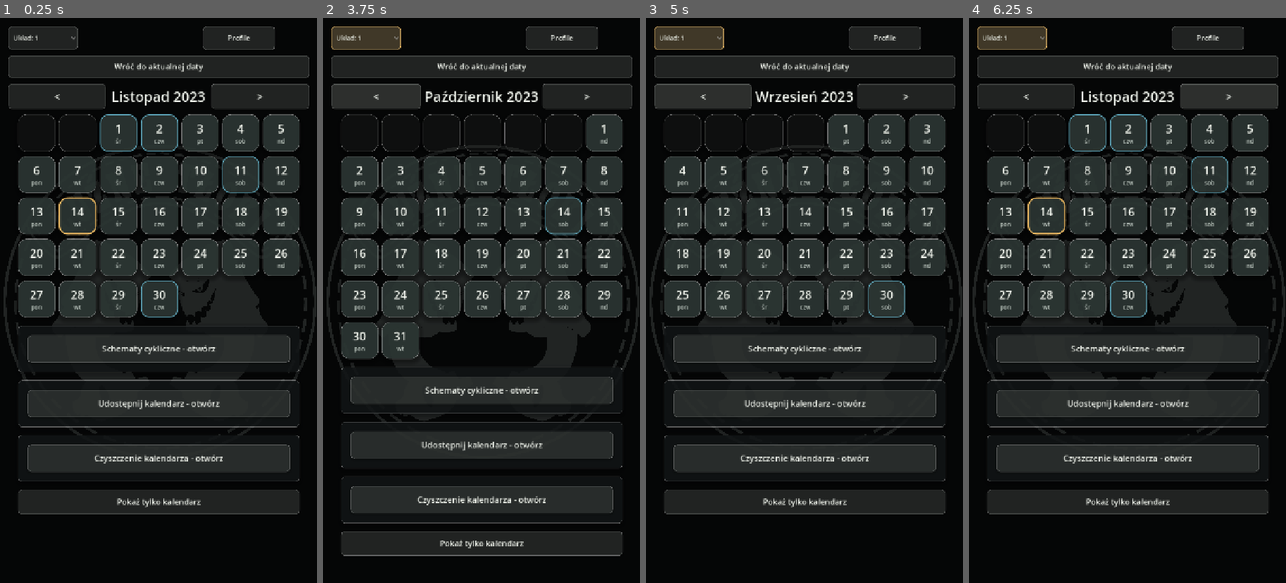
Above: before the commit, frames 1-4 (left to right).
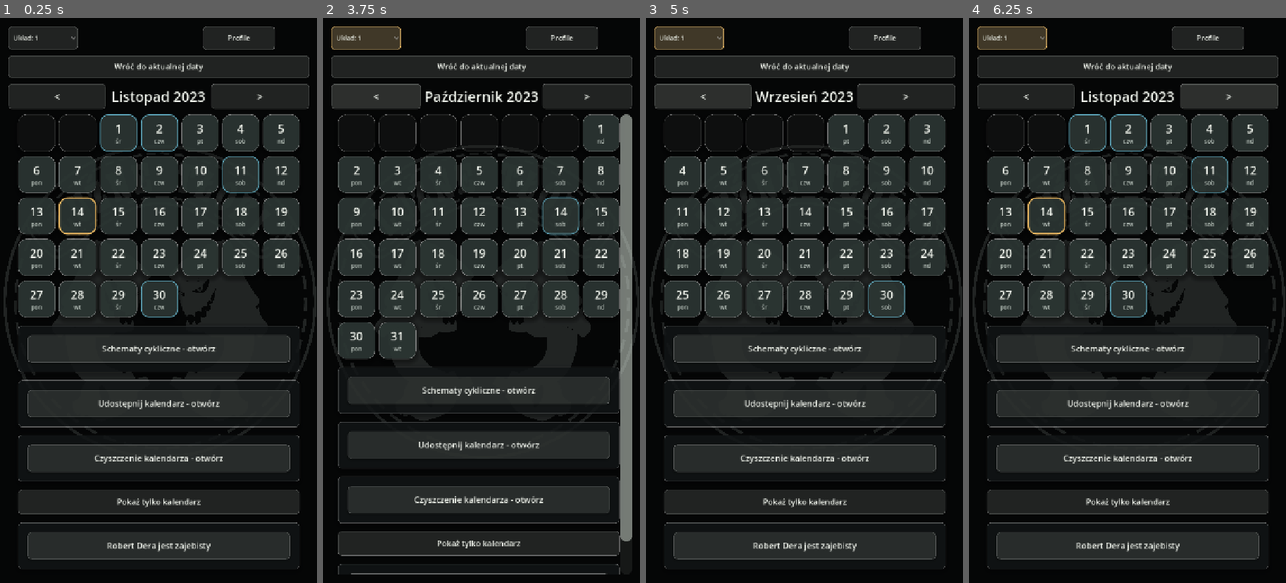
Above: after the commit, the same moments.

Repository: ElKlient/IDOL-Genesis
Game: Godot game, scene res://scenes/main.tscn
Two runs of this game, one before a commit and one after it. Both use one fixed random seed, a clock stepped at 60 frames per second and the inputs below.
Inputs (mouse positions are in pixels of both pictures, inside the frame that each line leads up to):
- Up to frame 1 (0.25 s): no input
- Up to frame 2 (3.75 s): click (481, 543) at 0.5 s, where only the run after the commit has a clickable "Robert Dera jest zajebisty"; click (478, 543) at 1.25 s, where only the run after the commit has a clickable "Robert Dera jest zajebisty"; click "Układ: 1" at 2 s; click "Wróć do aktualnej daty" at 2.75 s; click "<" at 3.5 s
- Up to frame 3 (5 s): click "<" at 4.25 s
- Up to frame 4 (6.25 s): click ">" at 5 s; click ">" at 5.75 s

The runs differ from the first frame. In frame 1, 4.3% of the frame differs, in the area x 5-95%, y 89-98%; in frame 2, 11%, in the area x 4-98%, y 17-99%; in frame 3, 4.3%; in frame 4, 4.3%.

Commit message:
Add Robert note panel

Diff:
--- a/apps/wspolny-kalendarz/scripts/main.gd
+++ b/apps/wspolny-kalendarz/scripts/main.gd
@@ -141,9 +141,13 @@
 var sharing_toggle_button: Button
 var sharing_body: VBoxContainer
 var calendar_only_button: Button
+var robert_panel: PanelContainer
+var robert_toggle_button: Button
+var robert_body: VBoxContainer
 var system_days_expanded := false
 var sharing_expanded := false
 var calendar_clear_expanded := false
+var robert_expanded := false
 var calendar_only_mode := false
 var profile_panel_open := false
 var settings_loaded := false
@@ -342,6 +346,9 @@
 	_connect_tap(calendar_only_button, Callable(self, "_toggle_calendar_only_mode"))
 	content_root.add_child(calendar_only_button)
 
+	robert_panel = _build_robert_panel()
+	content_root.add_child(robert_panel)
+
 	_style_main_scrollbar()
 	_build_day_dialog()
 	_build_system_scheme_name_dialog()
@@ -572,6 +579,26 @@
 	_prepare_danger_button(clear_button, 18, 56)
 	_connect_tap(clear_button, Callable(self, "_confirm_clear_selected_calendar"))
 	calendar_clear_body.add_child(clear_button)
+
+	return panel
+
+
+func _build_robert_panel() -> PanelContainer:
+	var panel := _panel()
+	var box := _panel_box(panel)
+
+	robert_toggle_button = _make_panel_toggle_button("Robert Dera jest zajebisty", Callable(self, "_toggle_robert_panel"))
+	box.add_child(robert_toggle_button)
+
+	robert_body = VBoxContainer.new()
+	robert_body.visible = robert_expanded
+	robert_body.add_theme_constant_override("separation", 8)
+	box.add_child(robert_body)
+
+	var robert_label := _make_label("Robert Dera jest zajebisty, jeździ roadstarem 1.6.", 20, COLOR_TEXT)
+	robert_label.autowrap_mode = TextServer.AUTOWRAP_WORD_SMART
+	robert_label.horizontal_alignment = HORIZONTAL_ALIGNMENT_CENTER
+	robert_body.add_child(robert_label)
 
 	return panel
 
@@ -1333,6 +1360,8 @@
 		sharing_body.visible = sharing_expanded and not calendar_only_mode
 	if calendar_clear_body != null:
 		calendar_clear_body.visible = calendar_clear_expanded and not calendar_only_mode
+	if robert_body != null:
+		robert_body.visible = robert_expanded
 
 	if system_days_toggle_button != null:
 		system_days_toggle_button.text = "Schematy cykliczne - schowaj" if system_days_expanded else "Schematy cykliczne - otwórz"
@@ -1356,6 +1385,12 @@
 
 func _toggle_calendar_clear_panel() -> void:
 	calendar_clear_expanded = not calendar_clear_expanded
+	_refresh_collapsible_panels()
+	_save_settings_to_disk()
+
+
+func _toggle_robert_panel() -> void:
+	robert_expanded = not robert_expanded
 	_refresh_collapsible_panels()
 	_save_settings_to_disk()
 
@@ -2681,6 +2716,7 @@
 	config.set_value("ui", "system_days_expanded", system_days_expanded)
 	config.set_value("ui", "sharing_expanded", sharing_expanded)
 	config.set_value("ui", "calendar_clear_expanded", calendar_clear_expanded)
+	config.set_value("ui", "robert_expanded", robert_expanded)
 	config.set_value("ui", "calendar_only_mode", calendar_only_mode)
 	config.set_value("ui", "profile_panel_open", profile_panel_open)
 	config.set_value("data", "calendars", calendars.duplicate(true))
@@ -2703,6 +2739,7 @@
 	system_days_expanded = bool(config.get_value("ui", "system_days_expanded", system_days_expanded))
 	sharing_expanded = bool(config.get_value("ui", "sharing_expanded", sharing_expanded))
 	calendar_clear_expanded = bool(config.get_value("ui", "calendar_clear_expanded", calendar_clear_expanded))
+	robert_expanded = bool(config.get_value("ui", "robert_expanded", robert_expanded))
 	calendar_only_mode = bool(config.get_value("ui", "calendar_only_mode", calendar_only_mode))
 	profile_panel_open = bool(config.get_value("ui", "profile_panel_open", profile_panel_open))
 
